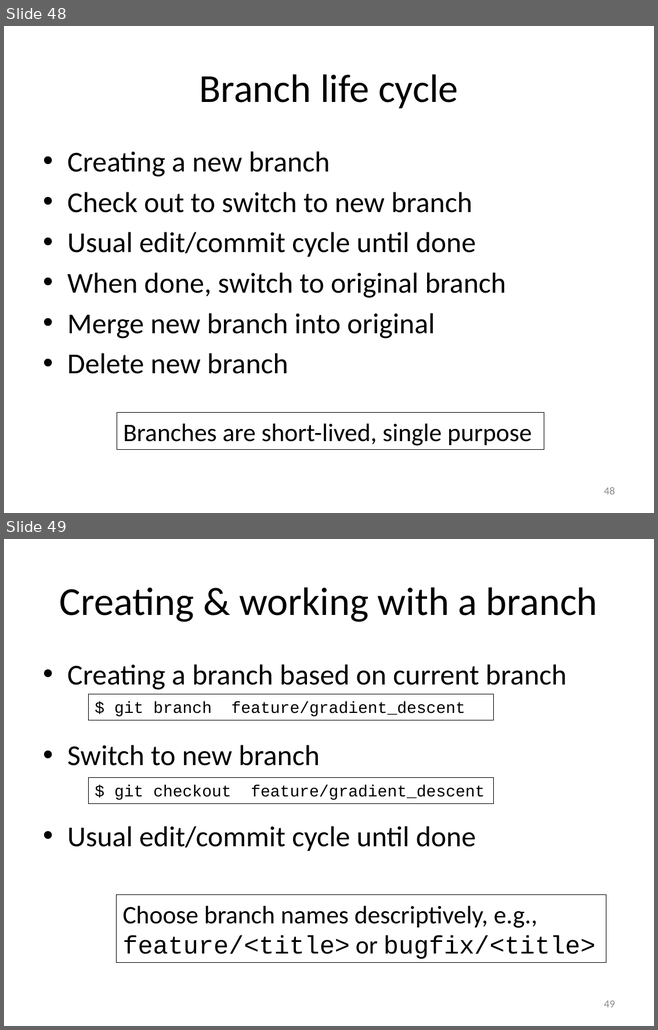
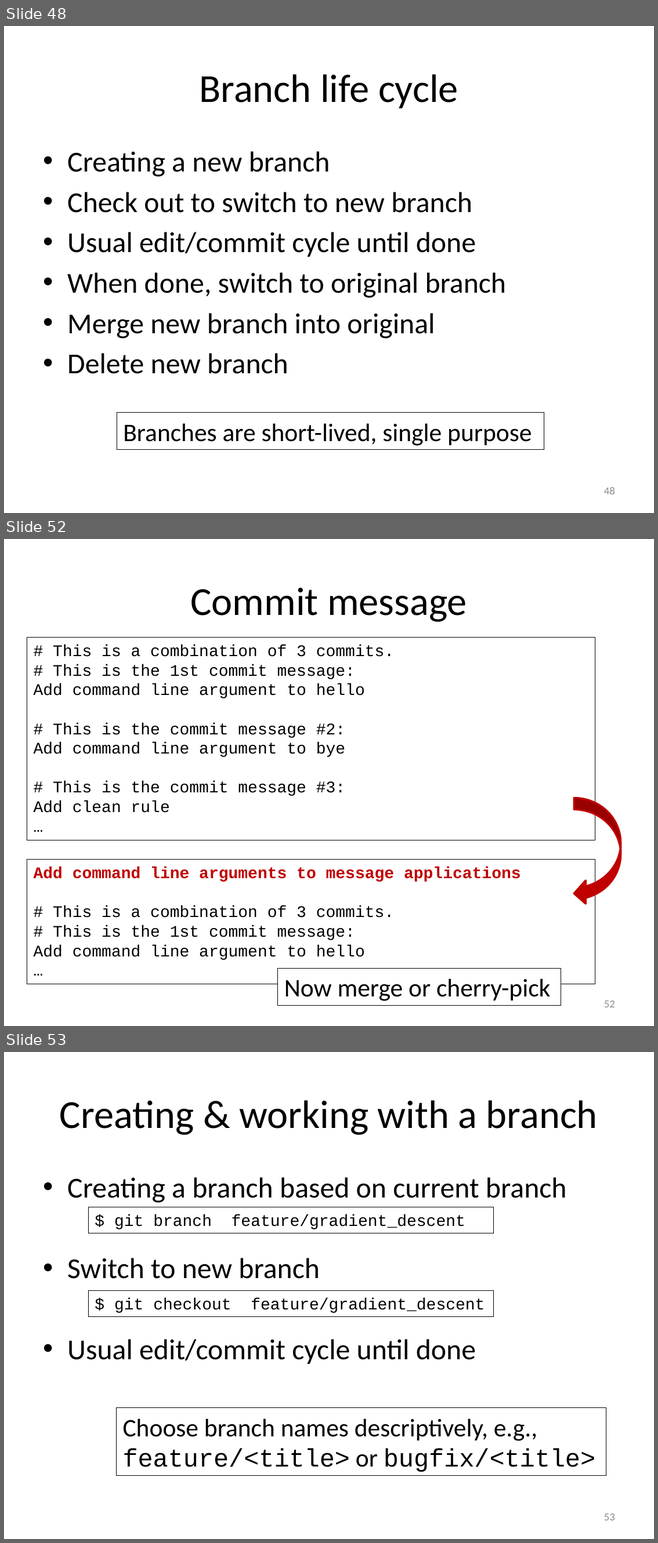
Before and after one commit to gjbex/training-material, a slide deck: LinuxTools/VersionControl/version_control_git.pptx. Shown one above the other, each under a label of ours: slides 48 and 49 before the commit, slides 48, 52 and 53 after it; the slides between them are not shown. The pictures are 658x1030 and 658x1543 pixels, drawn with LibreOffice and Linux fonts; fonts in the diff are those of the drawing. Boxes give left, top, right and bottom in pixels: in the first picture for what was removed or moved away, otherwise in the second. Text is boxed around its words. In the diff, an @@ line names an element or a change of style, - is before the commit and + after.

Commit message:
Add slides on squashing commits

```diff
--- a/LinuxTools/VersionControl/version_control_git.pptx
+++ b/LinuxTools/VersionControl/version_control_git.pptx
@@ slide 52 added at <box>4,539,654,1026</box>, background #FFFFFF @@
@@ title added at <box>190,588,467,622</box>, 44 pt, text #000000 @@
+Commit message
@@ rectangle added at <box>27,637,594,841</box>, outline #000000 0.75 pt, 18 pt, text #000000 @@
+# This is a combination of 3 commits.
+# This is the 1st commit message:
+Add command line argument to hello
+# This is the commit message #2:
+Add command line argument to bye
+# This is the commit message #3:
+Add clean rule
+…
@@ curved left arrow added at <box>574,798,621,906</box>, fill #C00000, outline #C00000 2 pt @@
@@ rectangle added at <box>27,859,594,984</box>, outline #000000 0.75 pt, 18 pt, text #000000 @@
+Add command line arguments to message applications
+# This is a combination of 3 commits.
+# This is the 1st commit message:
+Add command line argument to hello
+…
@@ rectangle added at <box>278,968,560,1005</box>, fill #FFFFFF, outline #000000 0.75 pt, 28 pt, text #000000 @@
+Now merge or cherry-pick
@@ page number added at <box>604,1001,615,1008</box>, 12 pt, text #8C8C8C @@
+52
@@ what was slide 49 is now slide 53 @@
@@ page number at <box>604,1514,615,1521</box>: text changed @@
-49
+53
```
Also in this commit, not shown: 1 slide changed, 3 other slides added.
